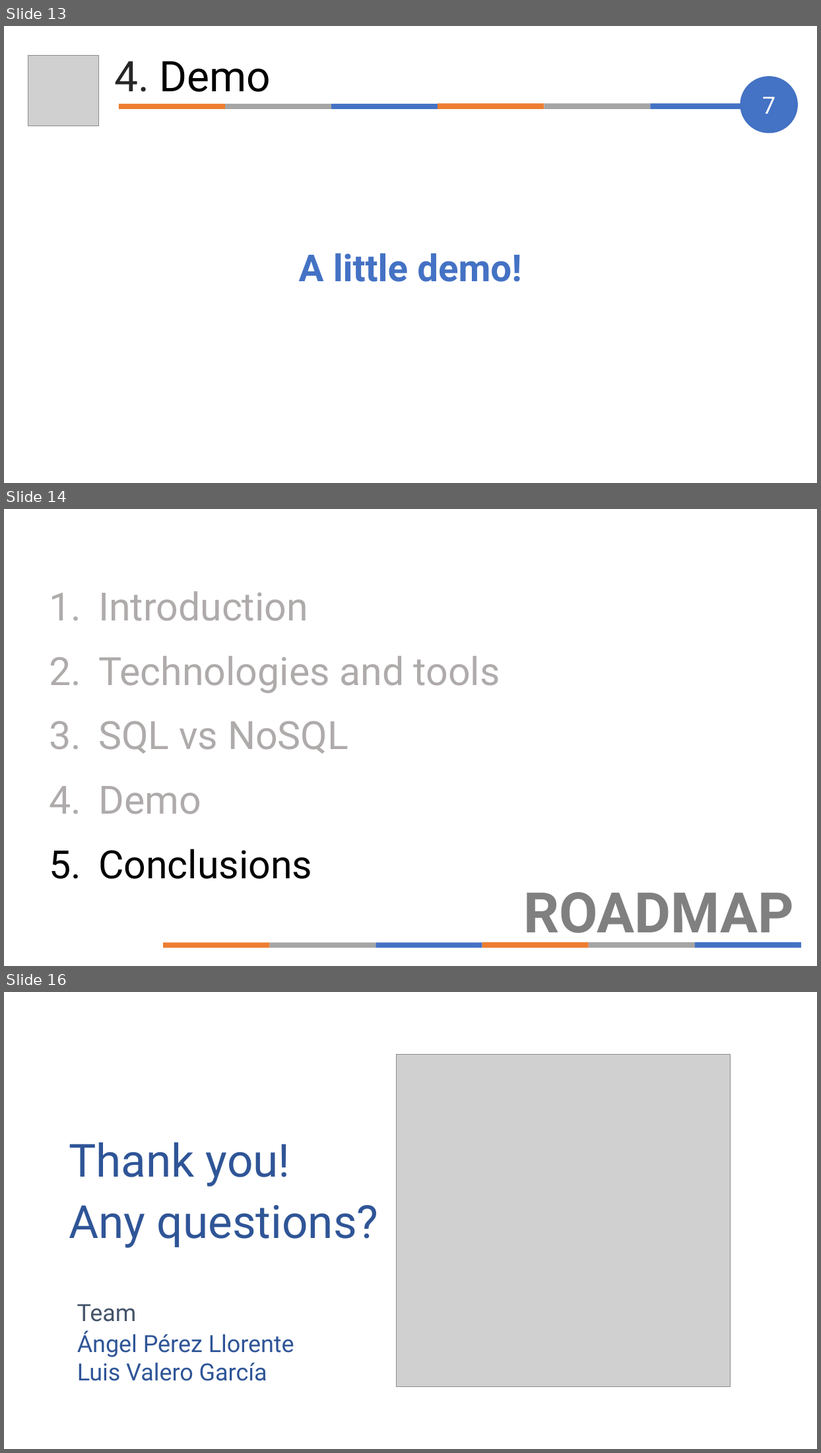
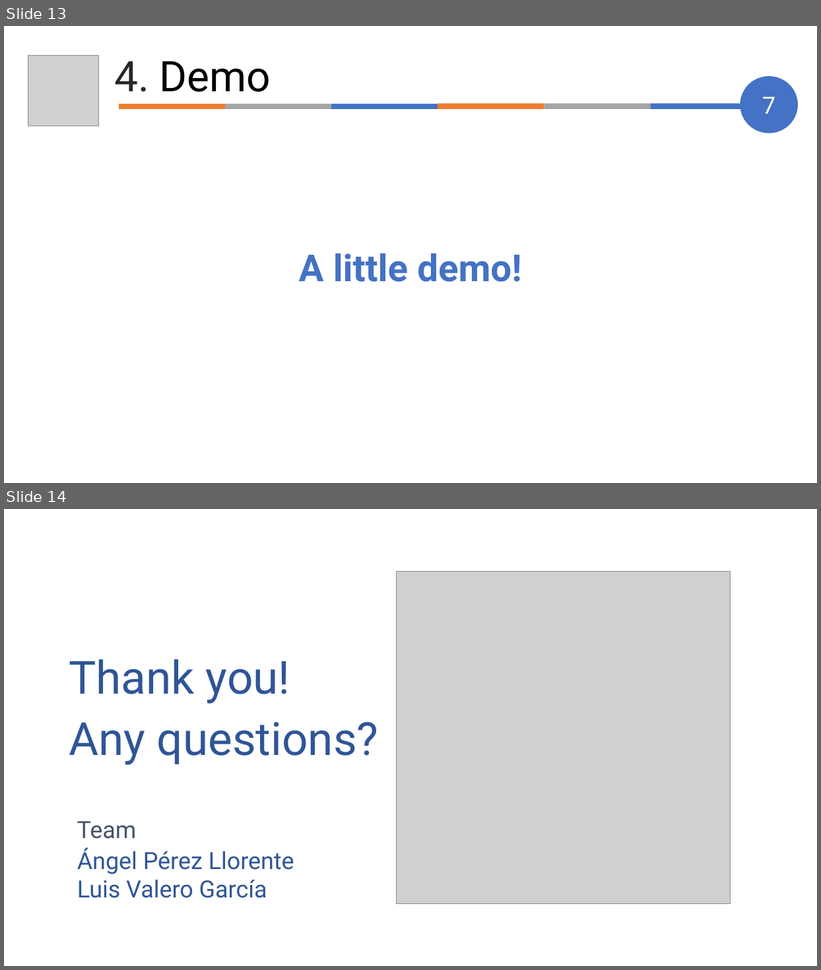
Before and after one commit to luisval11/cbd-project, a slide deck: doc/Slides.pptx. Shown one above the other, each under a label of ours: slides 13, 14 and 16 before the commit, slides 13 and 14 after it; the slides between them are not shown. The pictures are 821x1453 and 821x970 pixels, drawn with LibreOffice and Linux fonts; fonts in the diff are those of the drawing; grey boxes stand for pictures. Boxes give left, top, right and bottom in pixels: in the first picture for what was removed or moved away, otherwise in the second. Text is boxed around its words. In the diff, an @@ line names an element or a change of style, - is before the commit and + after.

```diff
--- a/doc/Slides.pptx
+++ b/doc/Slides.pptx
@@ slide 14 removed at (4, 509, 817, 966), background #FFFFFF @@
@@ text removed at (98, 591, 500, 879) @@
-1. Introduction
-2. Technologies and tools
-3. SQL vs NoSQL
-4. Demo
-5. Conclusions
@@ text removed at (523, 892, 794, 947) @@
-ROADMAP
@@ group removed at (163, 943, 801, 948): 6 rectangles @@
@@ what was slide 16 is now slide 14 @@
```
Also in this commit, not shown: 5 slides changed, 1 other slide removed, 1 other file.
